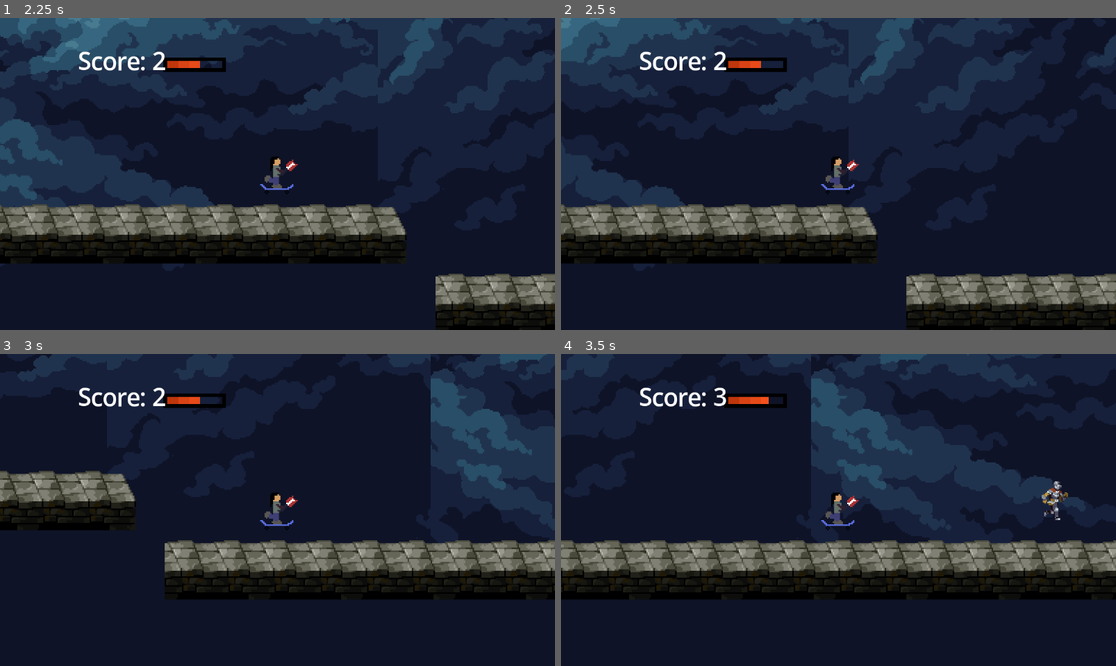
Above: before the commit, frames 1-4 (two rows, left to right).
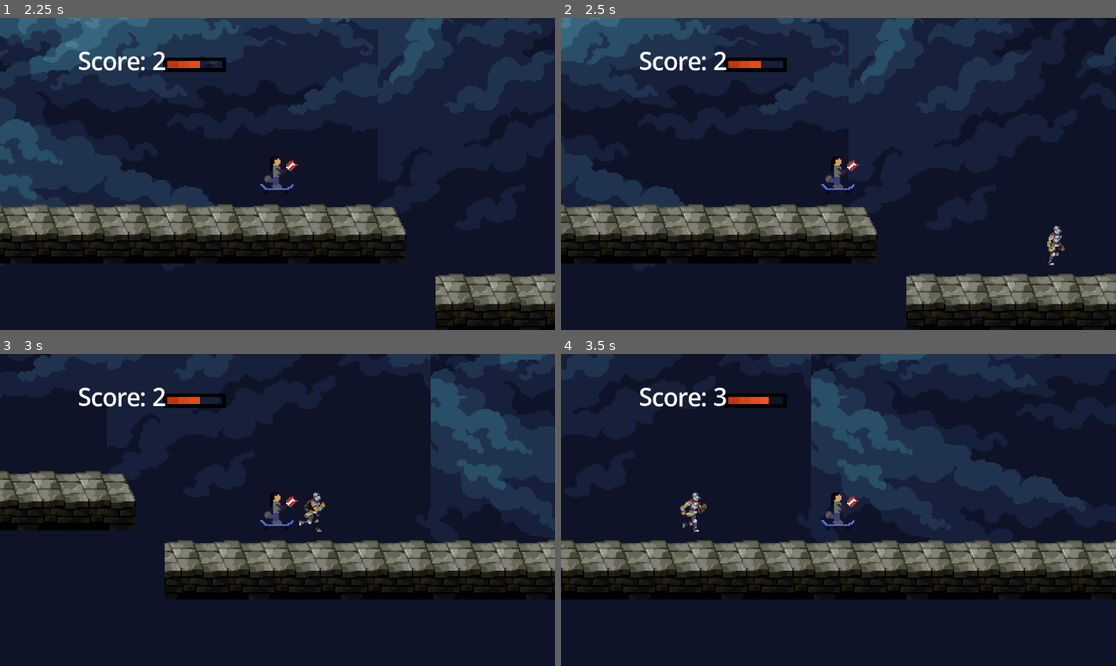
Above: after the commit, the same moments.

Repository: DarkgreenStripes/skateSlash
Game: Godot game, scene res://scenes/main.tscn
Same seed, same stepped clock (60 frames per second), same inputs: the game is played once before the commit and once after it.
Inputs:
- Up to frame 1 (2.25 s): tap F (Activate_flow) at 0.6, 1.35, 2.1 s; tap Space (jump) at 0.77, 1.52 s
- Up to frame 2 (2.5 s): no input
- Up to frame 3 (3 s): tap F (Activate_flow) at 2.85 s
- Up to frame 4 (3.5 s): tap Space (jump) at 3.02 s

Frame 1 is identical in both runs. In frame 2, 0.2% of the frame differs, in the area x 87-91%, y 66-80%; in frame 3, 0.2%; in frame 4, 0.5%, in the area x 21-92%, y 40-58%.

Commit message:
Quick-fix health
- Now hitboxes regenerate after a timeout
- Modify mob variables & function_on_area_2d_body_entered() so they take damage

Diff:
--- a/assets/scripts/mob.gd
+++ b/assets/scripts/mob.gd
@@ -1,10 +1,11 @@
 extends RigidBody2D
+signal hit
 
-var damage_taken_m:= 0
-var damage_dealt_m:= 10
-var health:= 100
+@export var health_m:= 100
+@export var damage_dealt_m:= 10
 
-@onready var character = get_node("../player")
+@onready var player = get_node("../player")
+@onready var damage_taken_m = player.damage_dealt_p
 
 # Called when the node enters the scene tree for the first time.
 func _ready() -> void:
@@ -20,4 +21,12 @@
 
 
 func _on_area_2d_body_entered(body: Node2D) -> void:
-	pass
+	health_m -= damage_taken_m
+	if health_m <= 0:
+		health_m = 0
+	print("Mob health ", health_m)
+	hit.emit()
+	# disables collision
+	$Area2D/hitbox.set_deferred("disabled", true)
+	await get_tree().create_timer(0.5).timeout
+	$Area2D/hitbox.set_deferred("disabled", false)
--- a/assets/scripts/player.gd
+++ b/assets/scripts/player.gd
@@ -39,3 +39,5 @@
 	hit.emit()
 	# disables collision
 	$Area2D/hitbox.set_deferred("disabled", true)
+	await get_tree().create_timer(1).timeout
+	$Area2D/hitbox.set_deferred("disabled", false)
--- a/scenes/main.tscn
+++ b/scenes/main.tscn
@@ -496,4 +496,7 @@
 tile_set = SubResource("TileSet_tefeu")
 
 [node name="mob" parent="." unique_id=1621973403 instance=ExtResource("5_o6xl0")]
-position = Vector2(1026, 10)
+position = Vector2(776, 18)
+
+[node name="mob2" parent="." unique_id=1261841168 instance=ExtResource("5_o6xl0")]
+position = Vector2(1221, 22)
